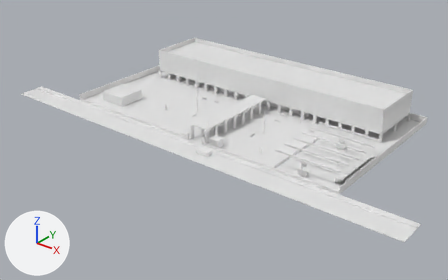
Two versions of the glTF model 04_ThreeJS/web/colisao.glb, one commit apart.
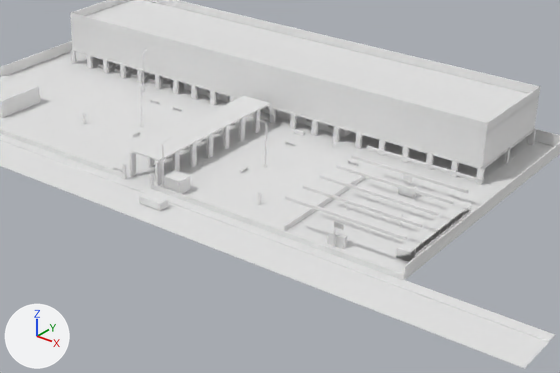
There are two pictures of each version: one whole from a 50 mm lens placed at (125.0, -176.1, 90.3), pointed at (0.0, -19.8, -6.6), one close up on the part from 27% to 95% of the width and 15% to 87% of the height. Lighting does not change. The marker at lower left points along +X, +Y and +Z. The last two pictures show the newer version. Vertices at exactly the same position are counted once.

The first close-up shows 'Colisao'.
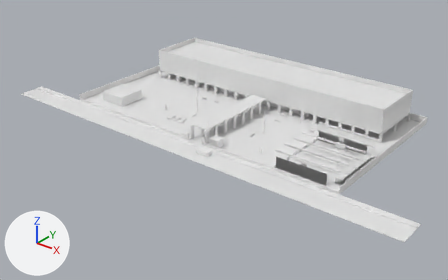
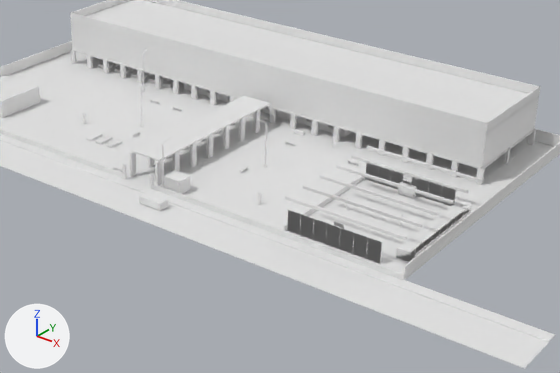
Boxes (x1, y1, x2, y2) around the edits, measured in the close-ups (560 x 373 px; the box of a moved part takes in the faces that stretch with it):
```json
{"part": 1, "of": "me_colisao", "change": "added", "after": [288, 209, 381, 242]}
{"part": 2, "of": "me_colisao", "change": "moved or reshaped", "after": [366, 163, 456, 206], "on screen": "not visible before"}
{"part": 3, "of": "me_colisao", "change": "added", "after": [287, 210, 382, 264]}
```

The change, as JSON lines over the scene's bpy script:
```json
{"block": "me_colisao", "where": "# used by ob_colisao; location = (0.0, 0.0, 0.0)"}
{"op": "remove", "block": "me_colisao", "code": "me_colisao.from_pydata(...)  # 7824 vertices, 12268 faces; spans x -80.0..80.0, y -48.0..24.0, z 0.0..12.0"}
{"op": "add", "block": "me_colisao", "code": "me_colisao.from_pydata(...)  # 8421 vertices, 13176 faces; spans x -80.0..80.0, y -48.0..24.0, z 0.0..12.0"}
{"block": "me_colisao", "change": "me_colisao part 1: a new loose piece, a box spanning x 33.3..50.8, y -36.18..-36.12, z 4.12..4.18"}
{"block": "me_colisao", "change": "me_colisao part 2: 16 vertices moved from x 20.0..21.0, y 9.0..14.0, z 0.0..1.0 to x 21.0, y 10.0..13.0, z 0.0..1.0; 7 vertices removed from x 21.0..36.0, y 9.0..19.0, z 0.0..5.0; 20 vertices added at x 21.0..51.0, y -11.0..13.0, z 0.0..4.0"}
{"block": "me_colisao", "change": "me_colisao part 3: 16 vertices added at x 33.0..51.0, y -36.0, z 0.0..4.0"}
{"block": "me_colisao", "change": "other edits to the shape of me_colisao do not show in these pictures"}
```
